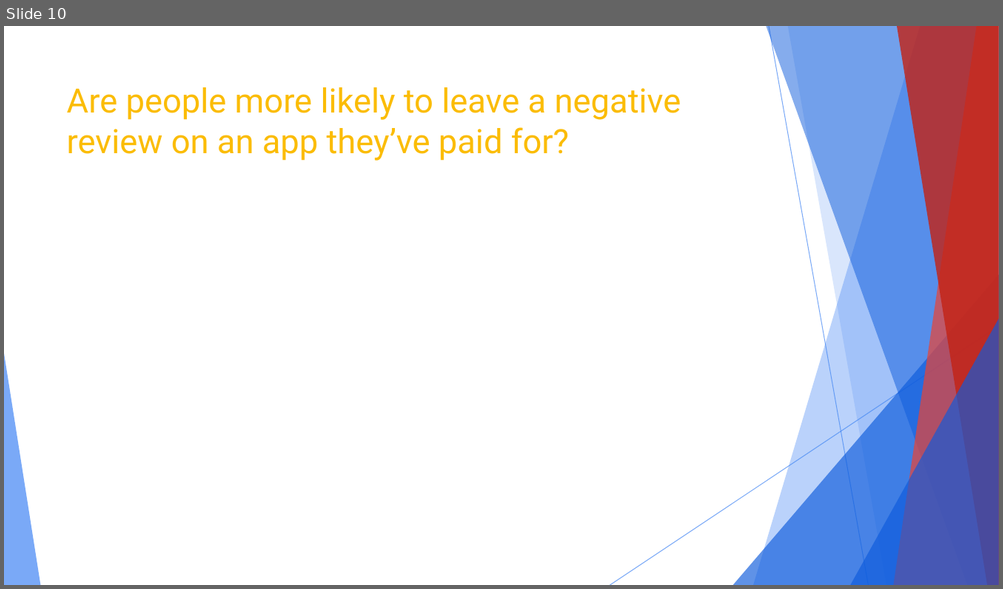
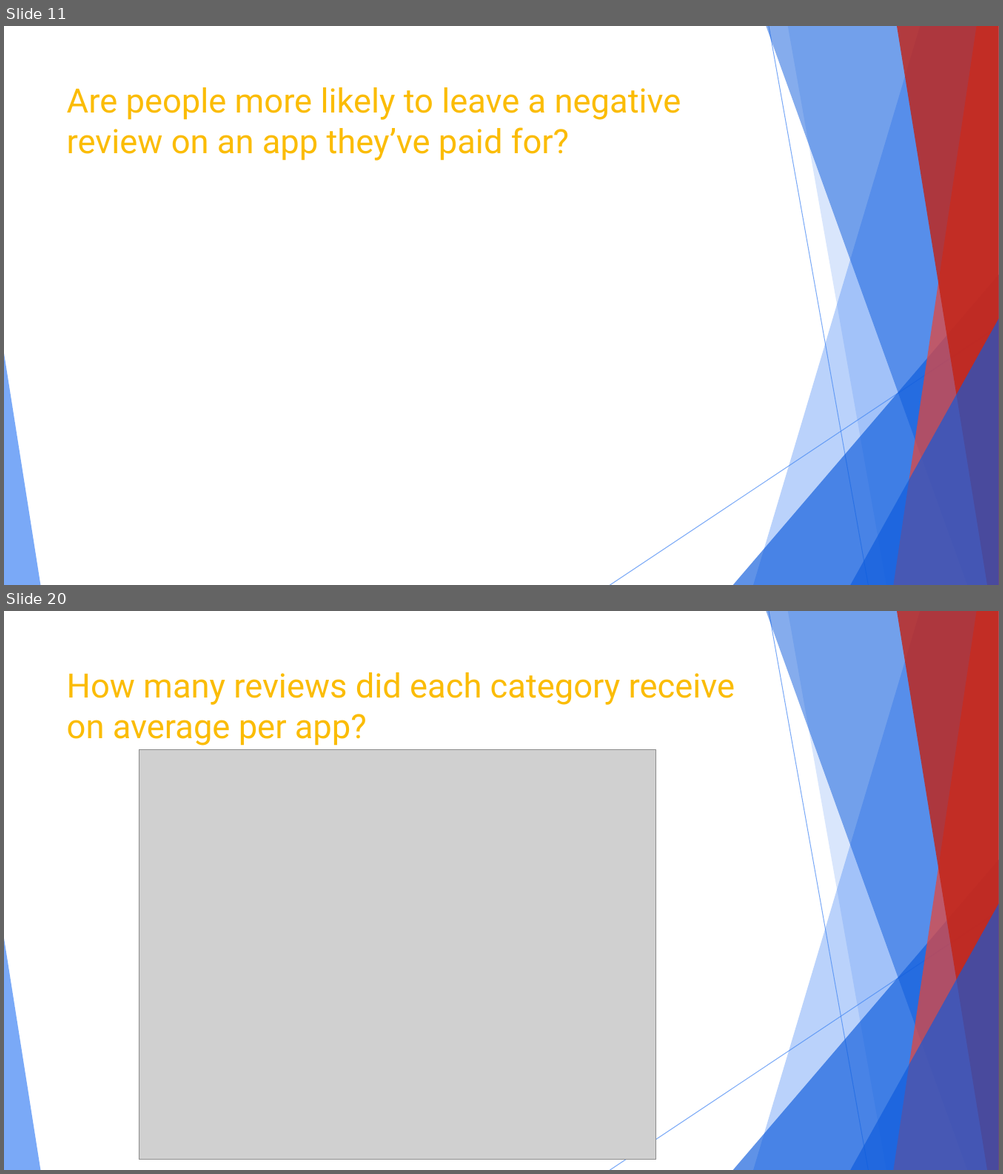
Before and after one commit to KylePeterson623/Project1, a slide deck: Google Play™ Store Analysis.pptx. Shown one above the other, each under a label of ours: slide 10 before the commit, slides 11 and 20 after it; the slides between them are not shown. The pictures are 1003x589 and 1003x1174 pixels, drawn with LibreOffice and Linux fonts; fonts in the diff are those of the drawing; grey boxes stand for pictures. Boxes give left, top, right and bottom in pixels: in the first picture for what was removed or moved away, otherwise in the second. Text is boxed around its words. In the diff, an @@ line names an element or a change of style, - is before the commit and + after.

```diff
--- a/Google Play™ Store Analysis.pptx
+++ b/Google Play™ Store Analysis.pptx
@@ slide 20 added at [4,611,999,1170], background #FFFFFF; not listed: 10 template elements that a slide beside it also shows @@
@@ title added at [67,672,734,746], 32.4 pt, text #FBBC05 @@
+How many reviews did each category receive on average per app?
@@ picture added at [139,750,656,1160] @@
@@ what was slide 10 is now slide 11 @@
```
Also in this commit, not shown: 9 slides changed, 10 other slides added, 1 slide removed, 12 other files.
